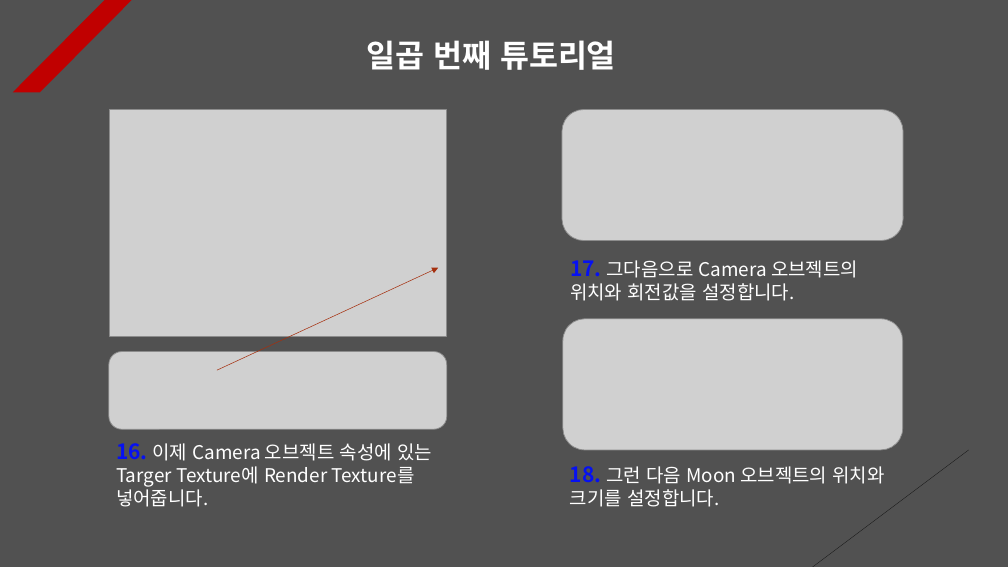
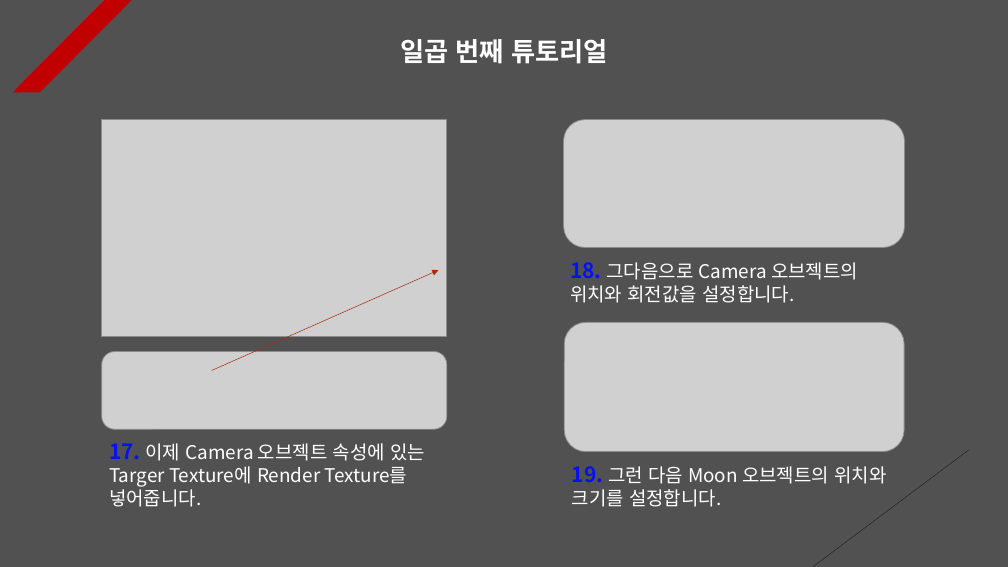
Before and after one commit to Unity2033/3D-UnityEngine, a slide deck: slide 10 of Assets/Class/Rotation/PPT Data/Rotation Example.pptx. Drawn at 1008x567 pixels with LibreOffice and Linux fonts; fonts in the diff are those of the drawing; grey boxes stand for pictures. Boxes give left, top, right and bottom in pixels: in the first picture for what was removed or moved away, otherwise in the second. Text is boxed around its words. In the diff, an @@ line names an element or a change of style, - is before the commit and + after.

```diff
--- a/Assets/Class/Rotation/PPT Data/Rotation Example.pptx
+++ b/Assets/Class/Rotation/PPT Data/Rotation Example.pptx
@@ text "일곱 번째 튜토리얼" at (x1=400, y1=39, x2=607, y2=64): size 30 to 25 pt; alignment left to centre @@
@@ picture resized from (x1=110, y1=109, x2=446, y2=337) to (x1=102, y1=119, x2=447, y2=337) @@
@@ picture moved from (x1=562, y1=110, x2=903, y2=240) to (x1=563, y1=119, x2=904, y2=247) @@
@@ text at (x1=570, y1=262, x2=858, y2=303): text changed @@
-17. 그다음으로 Camera 오브젝트의 위치와 회전값을 설정합니다.
+18. 그다음으로 Camera 오브젝트의 위치와 회전값을 설정합니다.
@@ arrow moved from (217, 371) - (439, 268) to (212, 371) - (439, 270) @@
@@ picture resized from (x1=109, y1=352, x2=447, y2=430) to (x1=102, y1=352, x2=448, y2=430) @@
@@ text at (x1=109, y1=443, x2=425, y2=507): text changed @@
-16. 이제 Camera 오브젝트 속성에 있는 Targer Texture에 Render Texture를 넣어줍니다.
+17. 이제 Camera 오브젝트 속성에 있는 Targer Texture에 Render Texture를 넣어줍니다.
@@ text at (x1=572, y1=466, x2=886, y2=507): text changed @@
-18. 그런 다음 Moon 오브젝트의 위치와 크기를 설정합니다.
+19. 그런 다음 Moon 오브젝트의 위치와 크기를 설정합니다.
```
Also in this commit, not shown: 9 other slides changed, 2 slides added, 33 other files.
